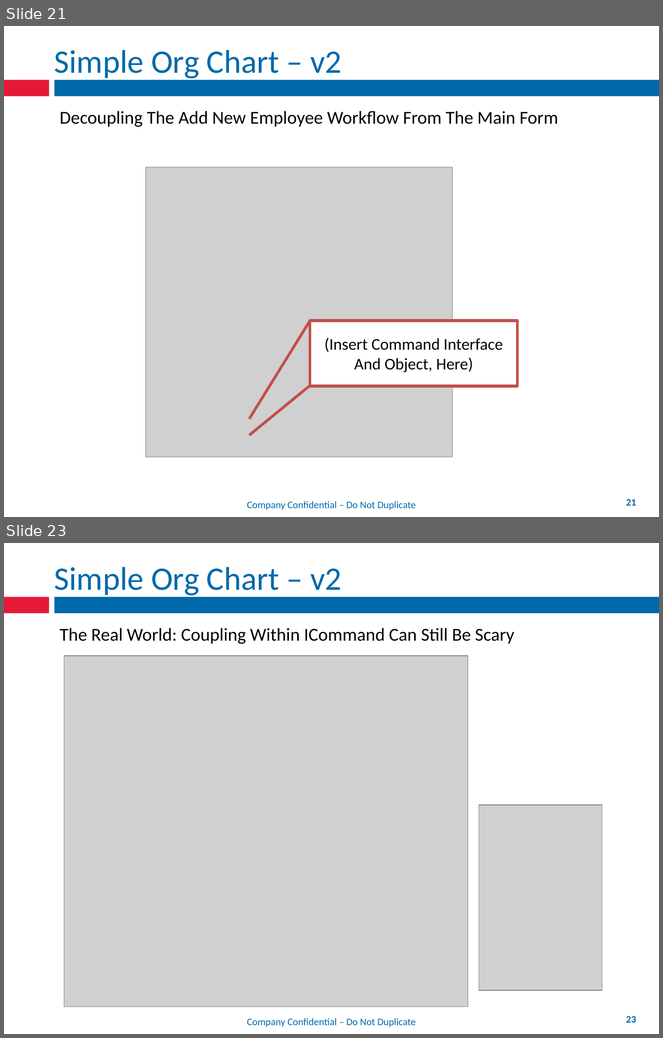
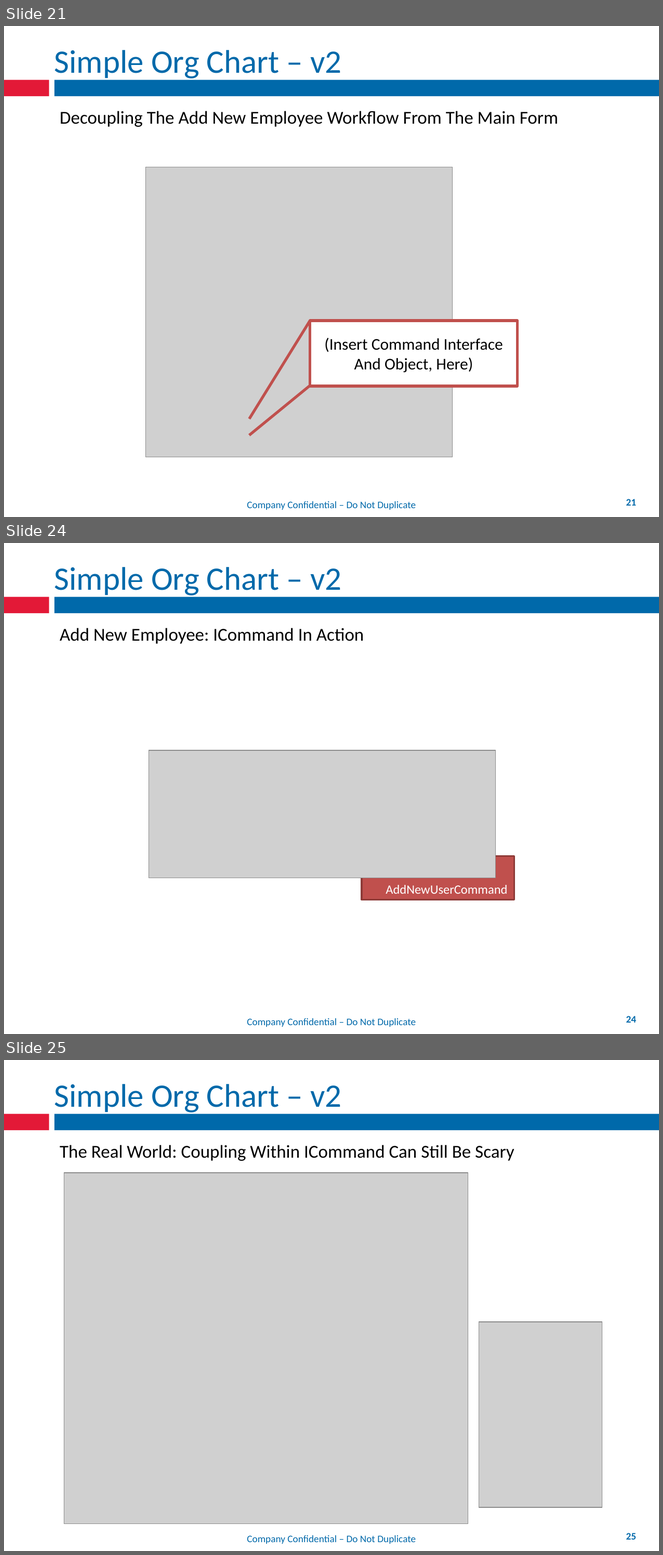
Before and after one commit to mxriverlynn/presentations-and-training, a slide deck: Decoupling Workflow With App Controler/Decoupling Workflow From Forms.pptx. Shown one above the other, each under a label of ours: slides 21 and 23 before the commit, slides 21, 24 and 25 after it; the slides between them are not shown. The pictures are 663x1038 and 663x1555 pixels, drawn with LibreOffice and Linux fonts; fonts in the diff are those of the drawing; grey boxes stand for pictures; background and template pictures are left out. Boxes give left, top, right and bottom in pixels: in the first picture for what was removed or moved away, otherwise in the second. Text is boxed around its words. In the diff, an @@ line names an element or a change of style, - is before the commit and + after.

Commit message:
continued work on command pattern slides

```diff
--- a/Decoupling Workflow With App Controler/Decoupling Workflow From Forms.pptx
+++ b/Decoupling Workflow With App Controler/Decoupling Workflow From Forms.pptx
@@ slide 24 added at box(4, 543, 659, 1034), background #FFFFFF; not listed: 4 template elements that a slide beside it also shows @@
@@ title added at box(54, 567, 342, 598), 36 pt, text #0069AA @@
+Simple Org Chart – v2
@@ text added at box(60, 628, 364, 644), 20 pt, text #000000 @@
+Add New Employee: ICommand In Action
@@ picture added at box(149, 750, 495, 878) @@
@@ rectangle added at box(362, 856, 515, 900), fill #C0504D, outline #8E3B39 2 pt, 14 pt, text #FFFFFF @@
+AddNewUserCommand
@@ what was slide 23 is now slide 25 @@
@@ page number at box(626, 1533, 636, 1540): text changed @@
-23
+25
```
Also in this commit, not shown: 1 slide changed, 1 other slide added, 2 other files.
